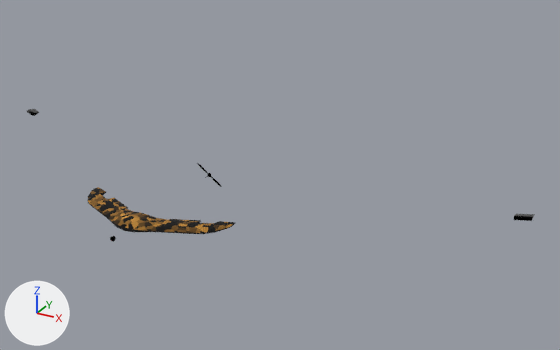
Before and after pictures for a commit that changed the glTF model public/models/wing.glb.
One viewpoint serves both versions: a camera (50 mm lens) standing at (25.9, -34.1, 20.0) and looking at (4.9, 4.2, 0.9). Arrows for +X, +Y and +Z are at lower left; the lights stay in place. The picture after the commit comes second.

The first picture shows 'Camera', 'Prop', 'base', 'flapL', 'flapR'.
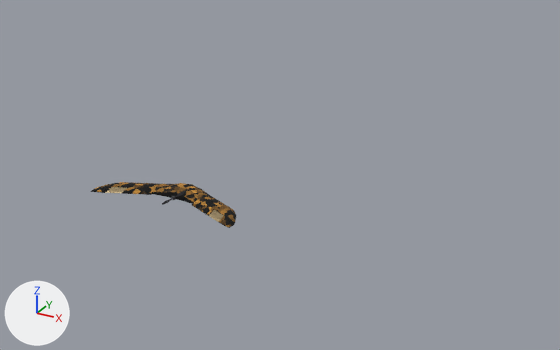
The change, as a list of edits to the scene's bpy script:
```text
Change mat_flaps:
    remove # nodes: BsdfPrincipled, NormalMap, OutputMaterial, SeparateColor, TexImage x3
    remove # uses the picture img_camo_normal
    remove # uses the picture img_camo_roughness
    remove # uses the picture img_desertcamo_diff
    nodes: BsdfPrincipled, OutputMaterial
    colours: beige #b3a07c
Change ob_base:
    ob_base.location: (0.0, -4.39, 0.0) -> (0.0, 1.36, 0.0)
    ob_base.rotation_euler: (-3.142, 0.0, 0.0) -> (0.0, -3.142, 0.0)  # degrees (-180, 0, 0) -> degrees (0, -180, 0)
Change ob_flapl:
    ob_flapl.rotation_euler: (0.0, 0.0, 3.142) -> (0.0, 0.0, 0.0)  # degrees (0, 0, 180) -> degrees (0, 0, 0)
    ob_flapl.location: (19.0, 7.29, 0.0) -> (-3.63, -0.88, 0.0)
Change ob_flapr:
    ob_flapr.rotation_euler: (0.0, 0.0, 3.142) -> (0.0, 0.0, 0.0)  # degrees (0, 0, 180) -> degrees (0, 0, 0)
    ob_flapr.location: (-18.99, 7.29, 0.0) -> (3.63, -0.88, 0.0)
Change ob_prop:
    ob_prop.location: (0.0, 3.71, 0.0) -> (0.0, -0.19, 0.0)
    ob_prop.rotation_euler: (-1.571, -0.952, 0.0) -> (1.571, -2.19, 0.0)  # degrees (-90, -55, 0) -> degrees (90, -125, 0)
```

Pixel boxes (x1, y1, x2, y2) of what changed, in the pictures (560 x 350 px):
'base', moved, turned: before (88, 187, 235, 234); after (91, 182, 236, 228)
'flapL', surface changed, moved, turned: before (514, 214, 535, 221); after (105, 187, 127, 193)
'flapR', surface changed, moved, turned: before (27, 109, 39, 116); after (209, 210, 224, 222)
'Prop', surface changed, moved, turned: before (197, 163, 222, 187); after (162, 191, 185, 205)
'Camera', surface changed: (110, 184, 193, 242) in both
